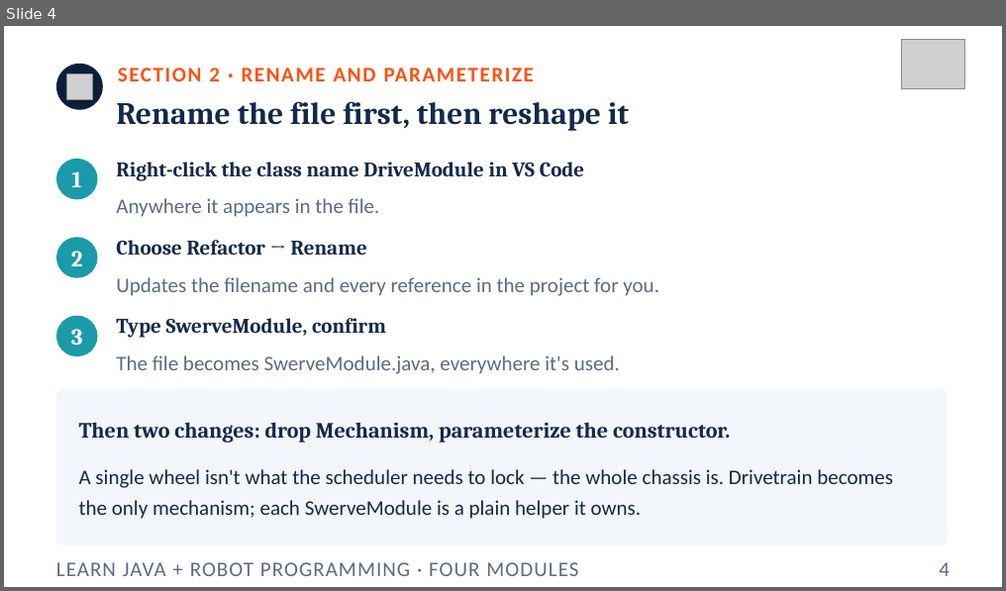
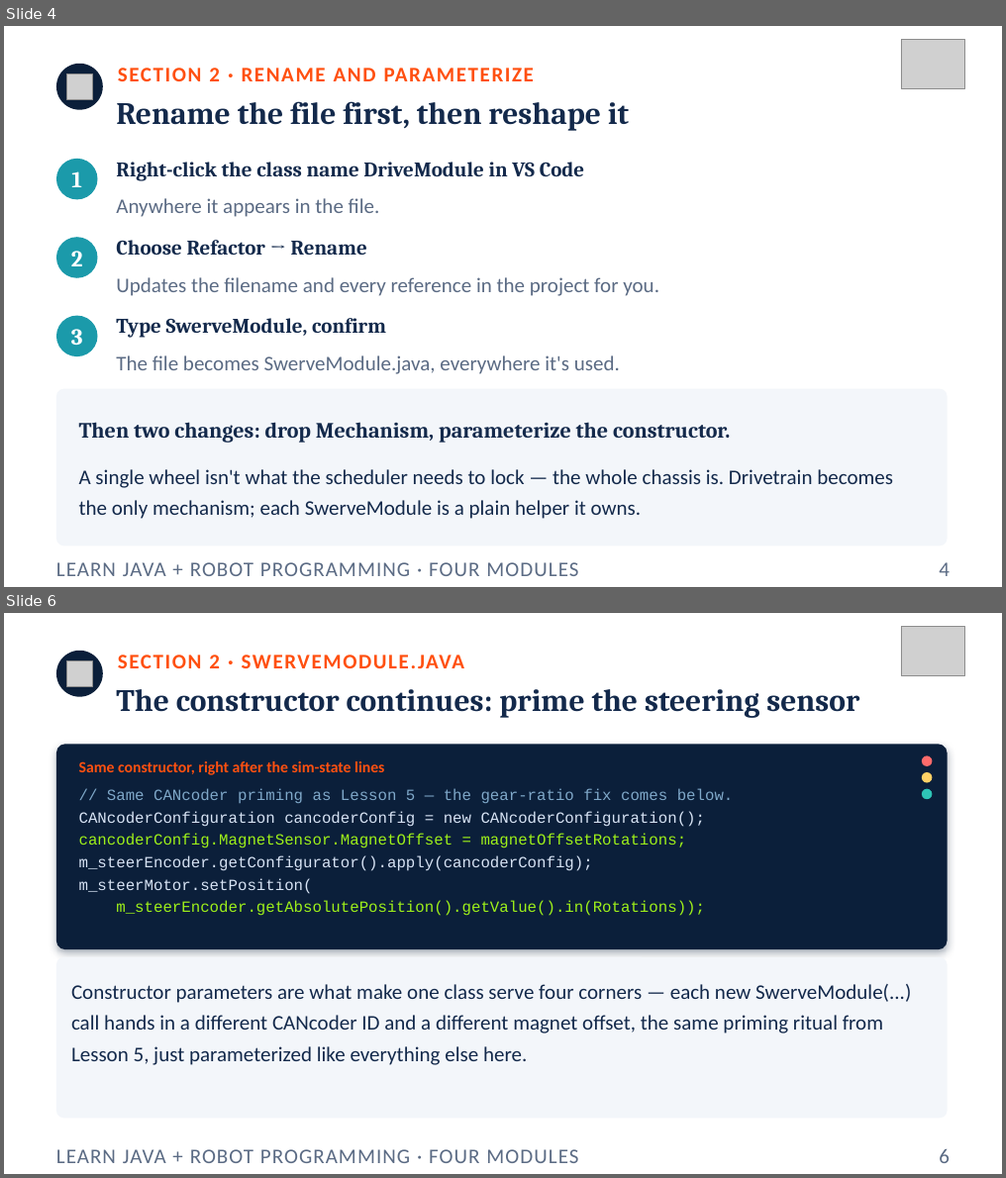
Before and after one commit to FRC5010/BasicRobotLessons, a slide deck: docs/presentations/v3/07-four-modules.pptx. Shown one above the other, each under a label of ours: slide 4 before the commit, slides 4 and 6 after it; the slides between them are not shown. The pictures are 1006x591 and 1006x1178 pixels, drawn with LibreOffice and Linux fonts; fonts in the diff are those of the drawing; grey boxes stand for pictures. Boxes give left, top, right and bottom in pixels: in the first picture for what was removed or moved away, otherwise in the second. Text is boxed around its words. In the diff, an @@ line names an element or a change of style, - is before the commit and + after.

```diff
--- a/docs/presentations/v3/07-four-modules.pptx
+++ b/docs/presentations/v3/07-four-modules.pptx
@@ slide 6 added at <box>4,613,1002,1174</box>, background #FFFFFF @@
@@ picture added at <box>901,627,964,676</box> @@
@@ ellipse added at <box>56,651,103,697</box>, fill #0B1F3A @@
@@ picture added at <box>67,661,92,686</box> @@
@@ text added at <box>118,655,464,668</box>, 20 pt, text #FF5010, bold @@
+SECTION 2 · SWERVEMODULE.JAVA
@@ text added at <box>116,689,859,718</box>, 30 pt, text #13294B, bold @@
+The constructor continues: prime the steering sensor
@@ rounded rectangle added at <box>56,744,947,950</box>, fill #0B1F3A @@
@@ ellipse added at <box>922,756,933,766</box>, fill #FF6B6B @@
@@ text added at <box>79,761,384,775</box>, 15 pt, text #FF5010, bold @@
+Same constructor, right after the sim-state lines
@@ text added at <box>79,788,734,916</box>, 15 pt, text #D7E3F4 @@
+// Same CANcoder priming as Lesson 5 — the gear-ratio fix comes below.
+CANcoderConfiguration cancoderConfig = new CANcoderConfiguration();
+cancoderConfig.MagnetSensor.MagnetOffset = magnetOffsetRotations;
+m_steerEncoder.getConfigurator().apply(cancoderConfig);
+m_steerMotor.setPosition(
+m_steerEncoder.getAbsolutePosition().getValue().in(Rotations));
@@ ellipse added at <box>922,772,933,783</box>, fill #FFD166 @@
@@ ellipse added at <box>922,789,933,799</box>, fill #2EC4B6 @@
@@ rounded rectangle added at <box>56,958,947,1118</box>, fill #F3F6FA @@
@@ text added at <box>71,984,911,1065</box>, 20 pt, text #13294B @@
+Constructor parameters are what make one class serve four corners — each new SwerveModule(...) call hands in a different CANcoder ID and a different magnet offset, the same priming ritual from Lesson 5, just parameterized like everything else here.
@@ text added at <box>56,1150,578,1163</box>, 20 pt, text #5B6B84 @@
+LEARN JAVA + ROBOT PROGRAMMING · FOUR MODULES
@@ text added at <box>939,1150,949,1163</box>, 20 pt, text #5B6B84 @@
+6
```
Also in this commit, not shown: 13 slides changed, 7 other slides added, 7 other files.
